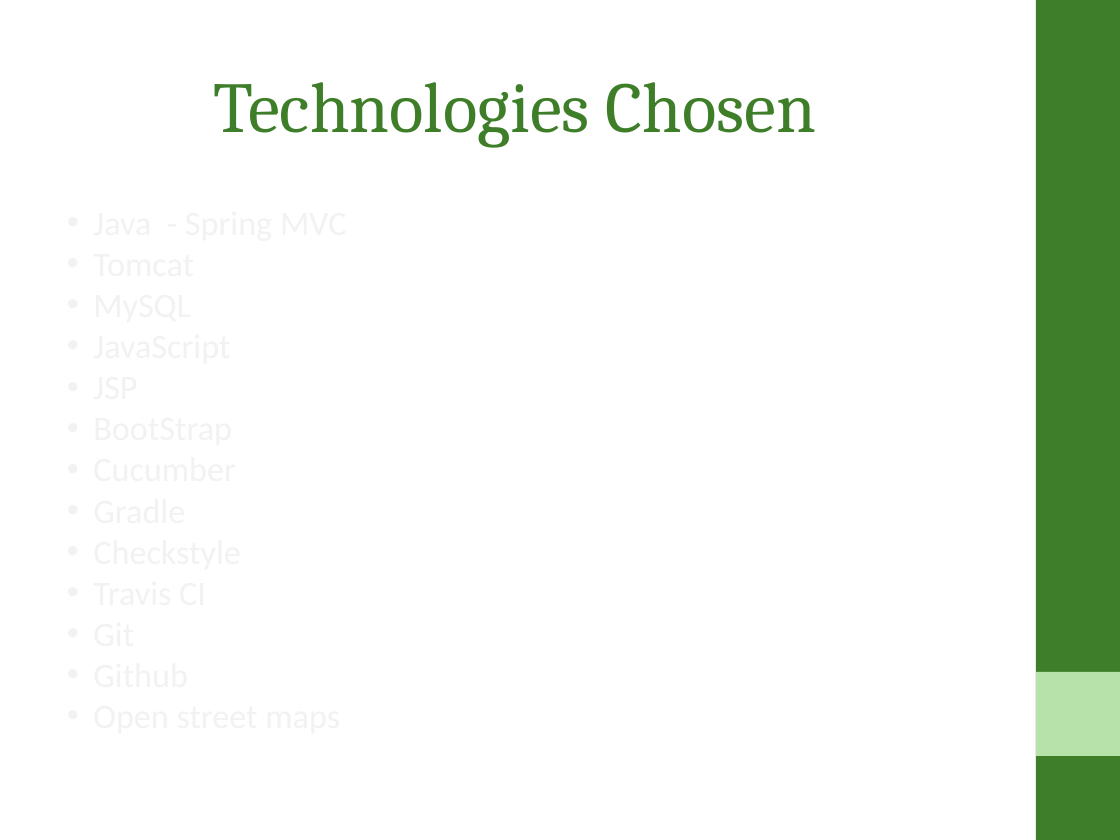
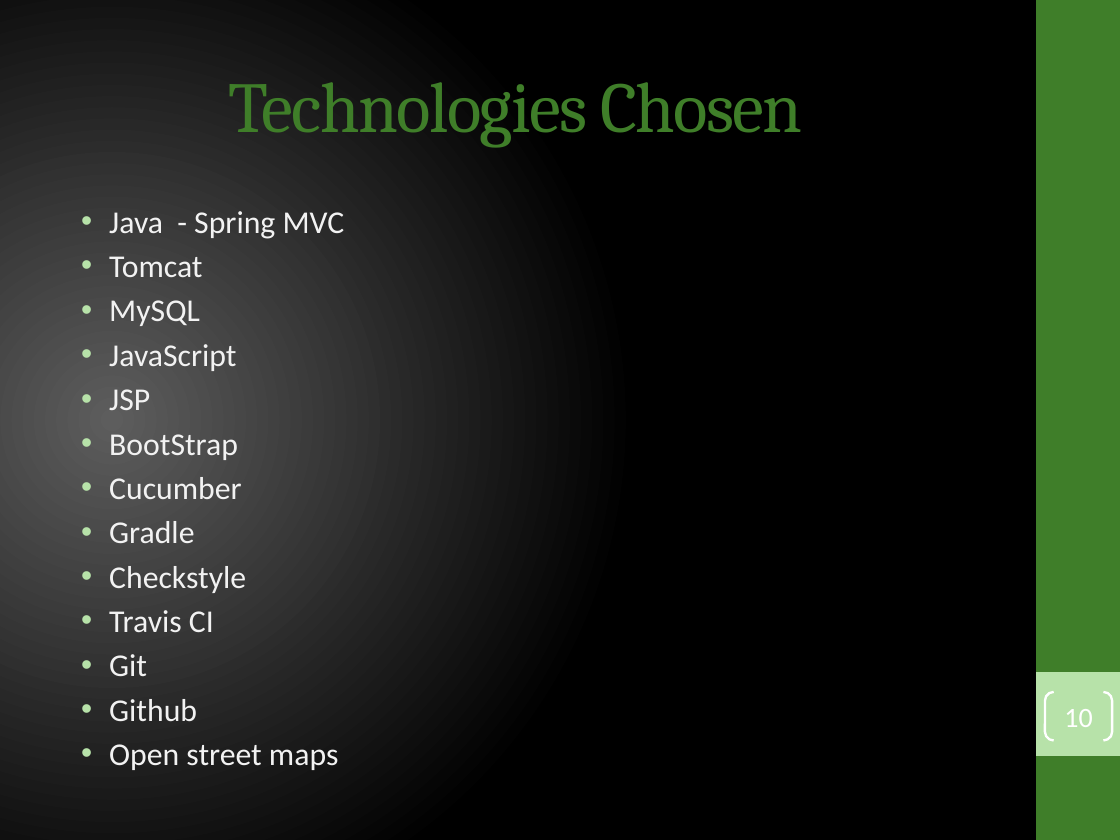
Before and after one commit to ahtif/FlatFinder, a slide deck: slide 10 of admin/presentation/Presentation for Flat Finder Application.pptx. Drawn at 1120x840 pixels with LibreOffice and Linux fonts; fonts in the diff are those of the drawing. Boxes give left, top, right and bottom in pixels: in the first picture for what was removed or moved away, otherwise in the second. Text is boxed around its words. In the diff, an @@ line names an element or a change of style, - is before the commit and + after.

Commit message:
Fixed colours

```diff
--- a/admin/presentation/Presentation for Flat Finder Application.pptx
+++ b/admin/presentation/Presentation for Flat Finder Application.pptx
@@ background #FFFFFF to gradient #5E5E5E to #000000 @@
@@ title "Technologies Chosen" at <box>228,82,803,147</box>: letter spacing 0 to -1 pt @@
@@ text added at <box>109,211,345,770</box>, 20.4 pt, text #F2F2F2 @@
+• Java - Spring MVC
+• Tomcat
+• MySQL
+• JavaScript
+• JSP
+• BootStrap
+• Cucumber
+• Gradle
+• Checkstyle
+• Travis CI
+• Git
+• Github
+• Open street maps
@@ page number added at <box>1045,692,1112,740</box>, outline #FFFFFF 1.5 pt, 18 pt, text #FFFFFF @@
+10
```
Also in this commit, not shown: 9 other slides changed, 1 slide removed.
